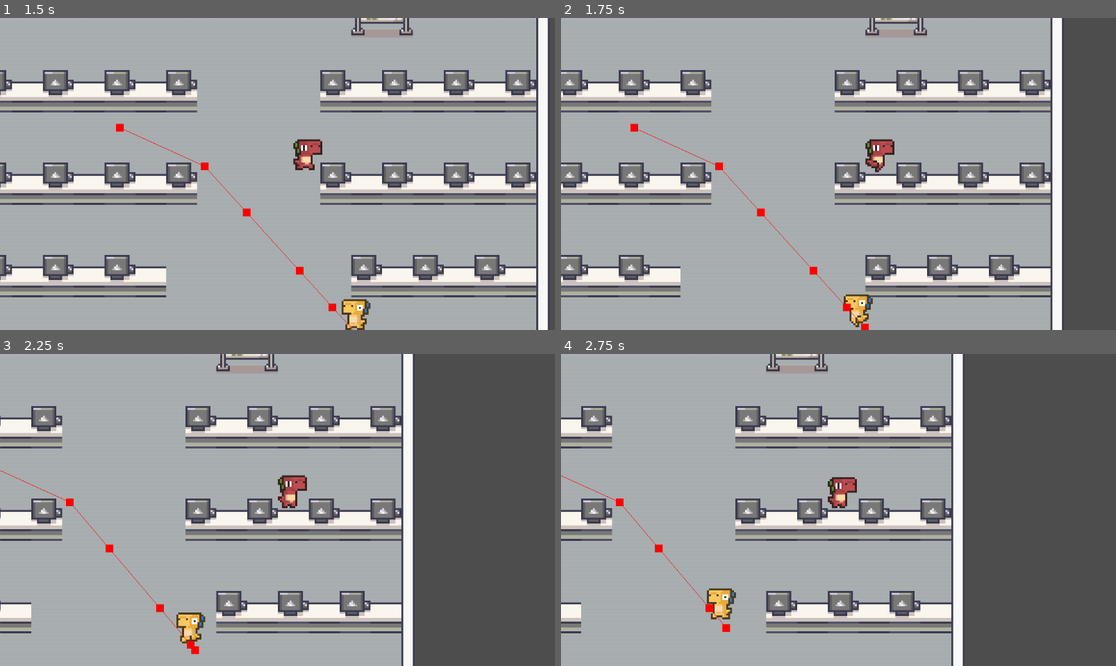
Above: before the commit, frames 1-4 (two rows, left to right).
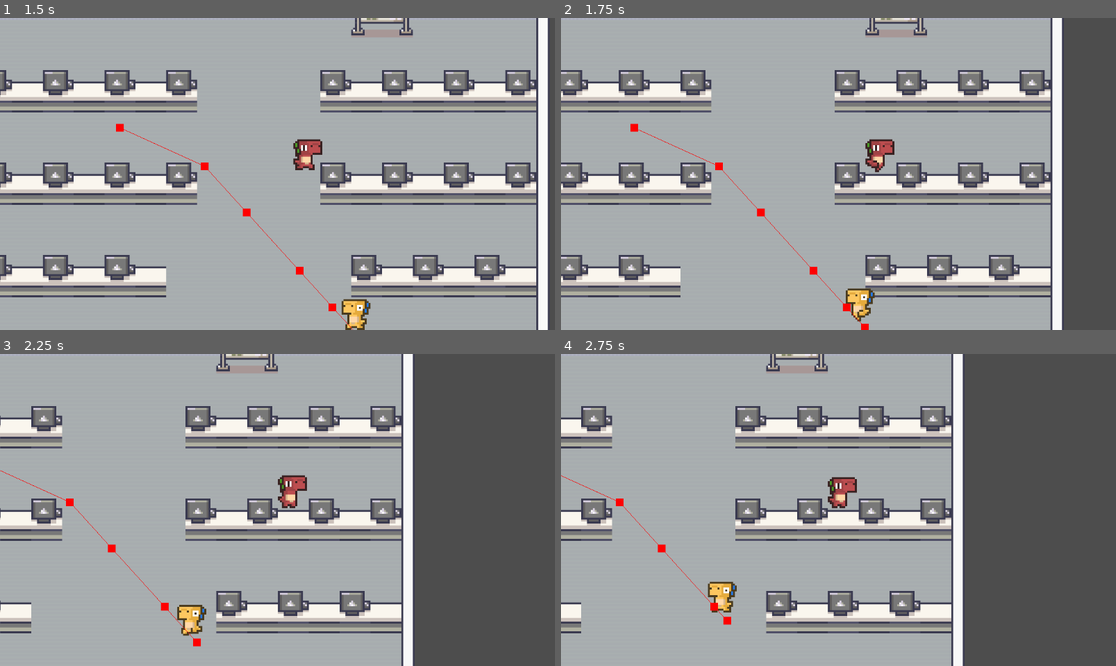
Above: after the commit, the same moments.

Repository: Raikosuu/Full-Tech-Panic_Public
Game: Godot game, scene res://scenes/main_menu.tscn
The game is run twice, just before and just after one commit, with the same random seed, the same clock (stepped at 60 frames per second) and the same inputs.
Inputs (mouse positions are in pixels of both pictures, inside the frame that each line leads up to):
- Up to frame 1 (1.5 s): click "Play" at 0.5 s; move the mouse to (399, 158) at 1.27 s; hold D (move_right) from 1.28 s (still down); click (399, 158) at 1.42 s
- Up to frame 2 (1.75 s): keep holding D (move_right)
- Up to frame 3 (2.25 s): release D (move_right) at 2 s; drag from (166, 525) to (16, 463) at 2.02 s
- Up to frame 4 (2.75 s): no input

Frame 1 is identical in both runs. In frame 2, 0.4% of the frame differs, in the area x 50-57%, y 86-100%; in frame 3, 0.7%, in the area x 13-38%, y 48-97%; in frame 4, 0.7%.

Commit message:
NPCv2 debugged
issues with snapping to seat and emitting signals when npc collides with the seat

Diff:
--- a/scenes/npc_1.tscn
+++ b/scenes/npc_1.tscn
@@ -79,8 +79,9 @@
 "speed": 10.0
 }]
 
-[sub_resource type="RectangleShape2D" id="RectangleShape2D_tbgh4"]
-size = Vector2(12, 15)
+[sub_resource type="CapsuleShape2D" id="CapsuleShape2D_ttshn"]
+radius = 3.0
+height = 10.0
 
 [node name="NPC1" type="CharacterBody2D"]
 collision_layer = 2
@@ -97,10 +98,12 @@
 frame_progress = 0.12299287
 
 [node name="CollisionShape2D" type="CollisionShape2D" parent="."]
-position = Vector2(0, -8)
-shape = SubResource("RectangleShape2D_tbgh4")
+position = Vector2(0, -5)
+shape = SubResource("CapsuleShape2D_ttshn")
 
 [node name="NavigationAgent2D" type="NavigationAgent2D" parent="."]
+path_desired_distance = 5.0
+target_desired_distance = 5.0
 debug_enabled = true
 
 [node name="Timer" type="Timer" parent="."]
--- a/scenes/seats.tscn
+++ b/scenes/seats.tscn
@@ -3,10 +3,13 @@
 [ext_resource type="Script" uid="uid://c61235cbcitkf" path="res://scripts/seats.gd" id="1_m3nl5"]
 
 [sub_resource type="CircleShape2D" id="CircleShape2D_psav7"]
-radius = 8.0
+radius = 8.062258
 
 [node name="seats" type="Area2D"]
+collision_mask = 2
 script = ExtResource("1_m3nl5")
 
 [node name="CollisionShape2D" type="CollisionShape2D" parent="."]
 shape = SubResource("CircleShape2D_psav7")
+
+[connection signal="body_entered" from="." to="." method="_on_body_entered"]
--- a/scripts/npc_1.gd
+++ b/scripts/npc_1.gd
@@ -4,7 +4,7 @@
 
 @export var seats: Node2D
 @onready var nav_agent := $NavigationAgent2D
-@onready var anim_sprite := $AnimatedSprite2D   # reference to your sprite
+@onready var anim_sprite := $AnimatedSprite2D
 
 func _ready() -> void:
 	makepath()
@@ -28,6 +28,11 @@
 		else:
 			anim_sprite.play("idle")
 
+		if global_position.distance_to(seats.global_position) < 5.0:
+			velocity = Vector2.ZERO
+			global_position = seats.global_position   # snap to seat
+
+
 func makepath() -> void:
 	if seats:
 		nav_agent.target_position = seats.global_position
--- a/scripts/seats.gd
+++ b/scripts/seats.gd
@@ -1,5 +1,4 @@
 extends Area2D
 
-#sends signals when player collides with the seat area(Area2d)
 func _on_body_entered(body: Node2D) -> void:
-	print("npc has taken the seat")
+		print("npc has taken the seat")
